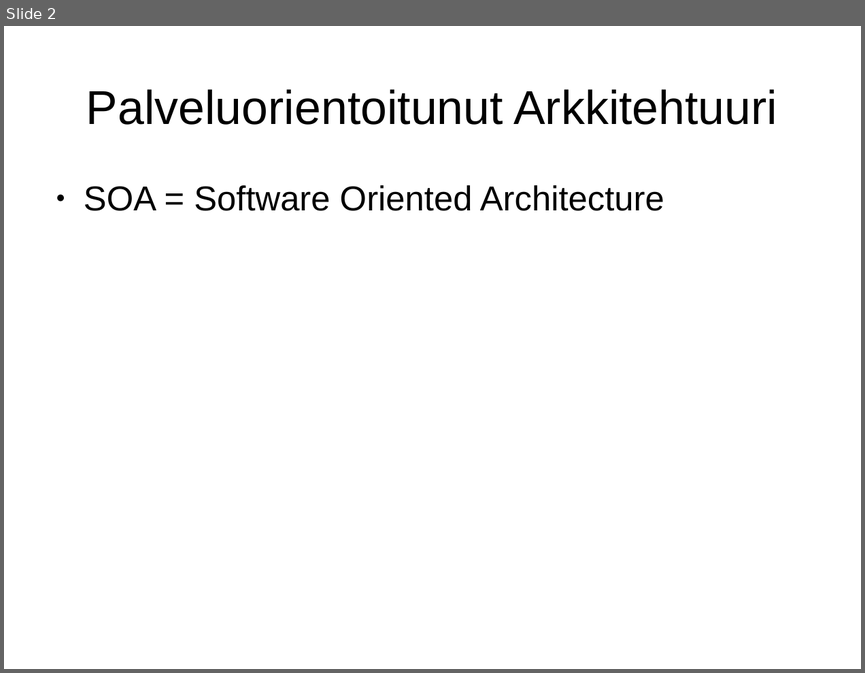
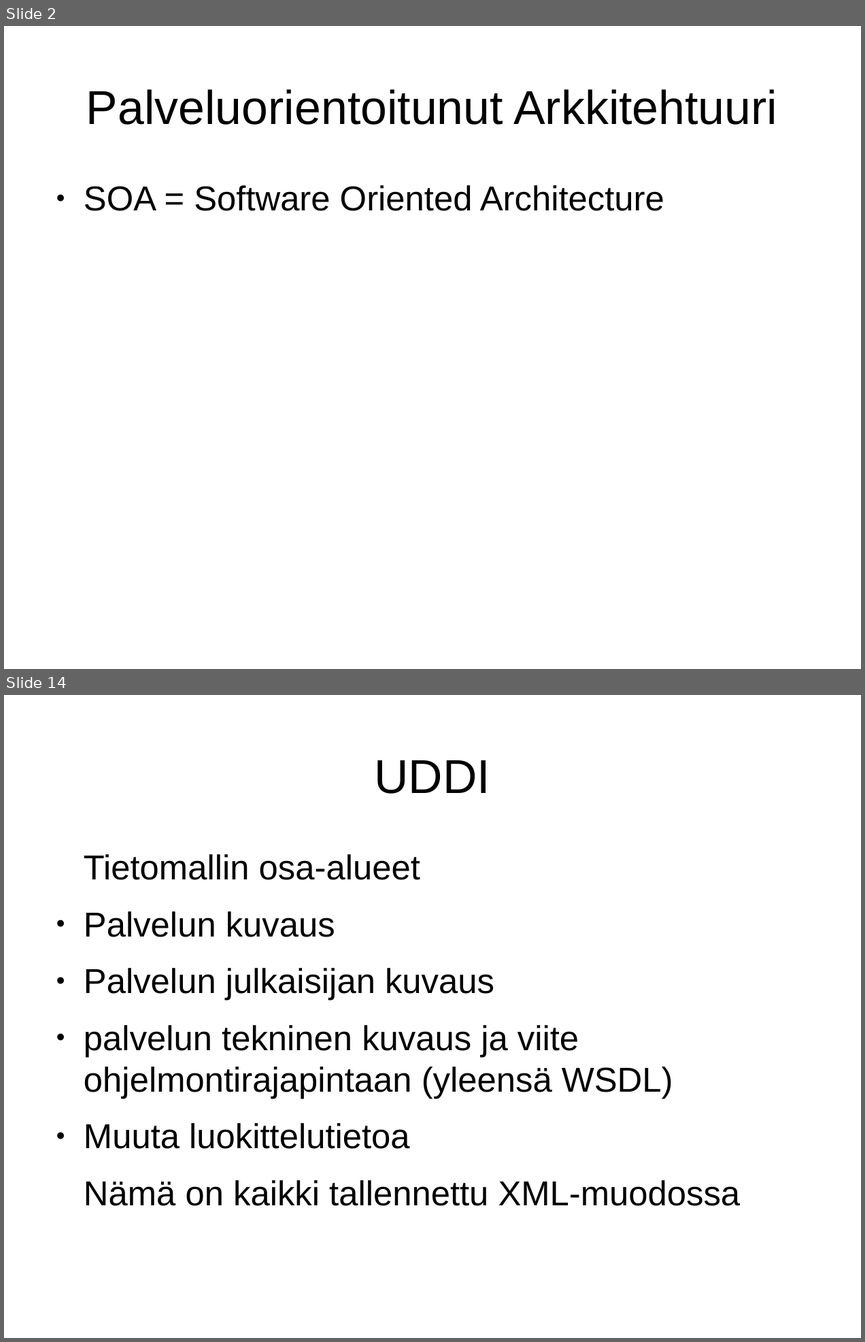
Before and after one commit to Konnila/KandiesitysToni, a slide deck: KandiEsitelma.odp. Shown one above the other, each under a label of ours: slide 2 before the commit, slides 2 and 14 after it; the slides between them are not shown. The pictures are 865x673 and 865x1342 pixels, drawn with LibreOffice and Linux fonts; fonts in the diff are those of the drawing. Boxes give left, top, right and bottom in pixels: in the first picture for what was removed or moved away, otherwise in the second. Text is boxed around its words. In the diff, an @@ line names an element or a change of style, - is before the commit and + after.

```diff
--- a/KandiEsitelma.odp
+++ b/KandiEsitelma.odp
@@ slide 14 added at [4, 695, 861, 1338], background #FFFFFF @@
@@ title added at [374, 760, 490, 794], 44 pt, text #000000 @@
+UDDI
@@ text added at [84, 854, 740, 1206], 32 pt, text #000000 @@
+Tietomallin osa-alueet
+● Palvelun kuvaus
+● Palvelun julkaisijan kuvaus
+● palvelun tekninen kuvaus ja viite ohjelmontirajapintaan (yleensä WSDL)
+● Muuta luokittelutietoa
+Nämä on kaikki tallennettu XML-muodossa
```
Also in this commit, not shown: 1 slide changed, 12 other slides added, 1 other file.
